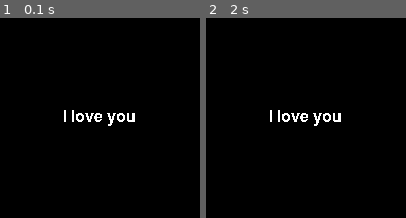
Above: before the commit, frames 1-2 (left to right).
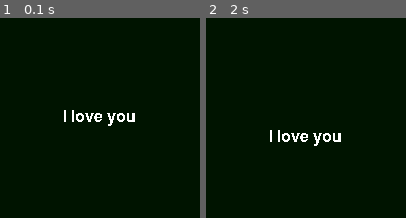
Above: after the commit, the same moments.

Repository: njtan142/pygame-like-unity
Game: pygame game, started from main.py
Two runs of this game, one before a commit and one after it. Both use one fixed random seed, a clock stepped at 60 frames per second and the inputs below.
Inputs:
- Up to frame 1 (0.1 s): no input
- Up to frame 2 (2 s): hold W 0.33-0.8 s; hold S 0.83-1.13 s; hold W 1.17-1.53 s; hold S 1.57-1.93 s; hold W from 1.97 s (still down)

The runs differ from the first frame. In frame 2, 1.6% of the frame differs, in the area x 32-68%, y 46-64%.

Commit message:
working camera system

Diff:
--- /dev/null
+++ b/camera.py
@@ -0,0 +1,21 @@
+from game_object import GameObject
+
+
+class Camera:
+
+    def __init__(self, width, height, game_objects):
+        self.game_object = GameObject("camera")
+        self.to_render = game_objects
+        self.width = width
+        self.height = height
+
+    def render(self, screen, offset=0.5):
+        for obj in self.to_render:
+            mx = self.game_object.transform.position.x
+            my = self.game_object.transform.position.y
+            x = self.to_render[obj].transform.position.x
+            y = self.to_render[obj].transform.position.y
+
+            offsetx = mx - x
+            offsety = my - y
+            self.to_render[obj].render(screen, self.width / 2 + offsetx, self.height / 2 + offsety)
--- a/game_object.py
+++ b/game_object.py
@@ -17,10 +17,11 @@
         if component == "text_renderer":
             self.renderer.text(params)
 
-    def render(self, screen, offsetx=0, offsety=0):
+    def render(self, screen, x, y):
+        # print(x, y)
         screen.blit(self.renderer.to_render.surface,
-                    (self.transform.position.x + offsetx - self.renderer.to_render.surface.get_width() / 2,
-                     self.transform.position.y + offsety - self.renderer.to_render.surface.get_height() / 2)
+                    (x - self.renderer.to_render.surface.get_width() / 2,
+                     y - self.renderer.to_render.surface.get_height() / 2)
                     )
     def add_child(self, child):
         self.children[child.name] = child
--- a/main.py
+++ b/main.py
@@ -1,11 +1,13 @@
 import pygame
 from game_object import GameObject
+from camera import Camera
 
 pygame.init()
+screen = pygame.display.set_mode((200, 200), pygame.FULLSCREEN | pygame.SCALED)
 container = GameObject("container")
 test = GameObject("test")
 container.add_child(test)
-screen = pygame.display.set_mode((200, 200), pygame.FULLSCREEN|pygame.SCALED)
+camera = Camera(screen.get_width(), screen.get_height(), container.children)
 font = pygame.font.SysFont(None, 24)
 test.add_component("text_renderer",
                    (font, "I love you", False, (255, 255, 255))
@@ -13,13 +15,21 @@
 
 running = True
 while running:
-
-
-    test.render(screen, screen.get_width()/2, screen.get_height()/2)
+    screen.fill((0, 20, 0))
+    camera.render(screen)
+    # test.transform.position.y += 0.1
+    # camera.game_object.transform.position.y += 0.1
+    # print(test.transform.position.y, camera.game_object.transform.position.y)
     for event in pygame.event.get():
         if event.type is pygame.QUIT:
             running = False
         if event.type == pygame.KEYDOWN:
             if event.key == pygame.K_ESCAPE:
                 running = False
+            if event.key == pygame.K_w:
+                camera.game_object.transform.position.y += 20
+            if event.key == pygame.K_s:
+                camera.game_object.transform.position.y -= 20
+
+
     pygame.display.flip()
